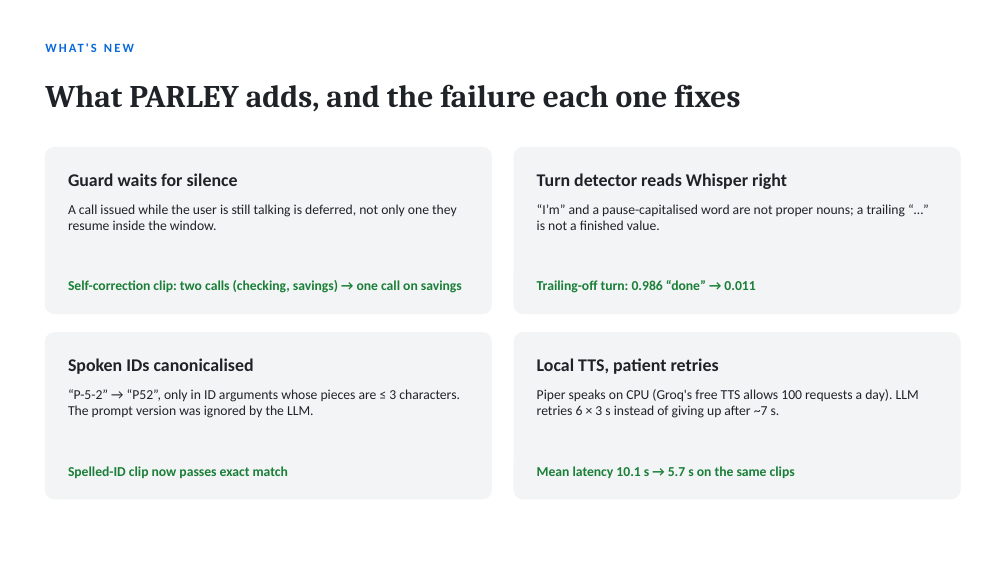
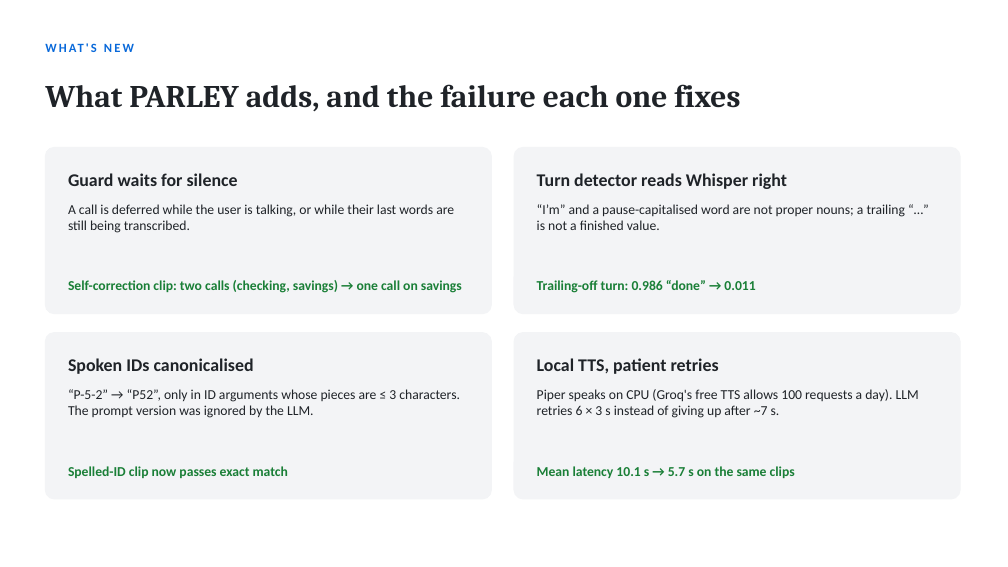
Before and after one commit to itsAryan-devop/parley, a slide deck: slide 4 of deck/ThaparPatiala_TEAM_FDBv3_ppt.pptx. Drawn at 1008x567 pixels with LibreOffice and Linux fonts; fonts in the diff are those of the drawing. Boxes give left, top, right and bottom in pixels: in the first picture for what was removed or moved away, otherwise in the second. Text is boxed around its words. In the diff, an @@ line names an element or a change of style, - is before the commit and + after.

```diff
--- a/deck/ThaparPatiala_TEAM_FDBv3_ppt.pptx
+++ b/deck/ThaparPatiala_TEAM_FDBv3_ppt.pptx
@@ text at bbox=[68, 204, 454, 233]: text changed @@
-A call issued while the user is still talking is deferred, not only one they resume inside the window.
+A call is deferred while the user is talking, or while their last words are still being transcribed.
```
Also in this commit, not shown: 2 other slides changed, 5 other files.
